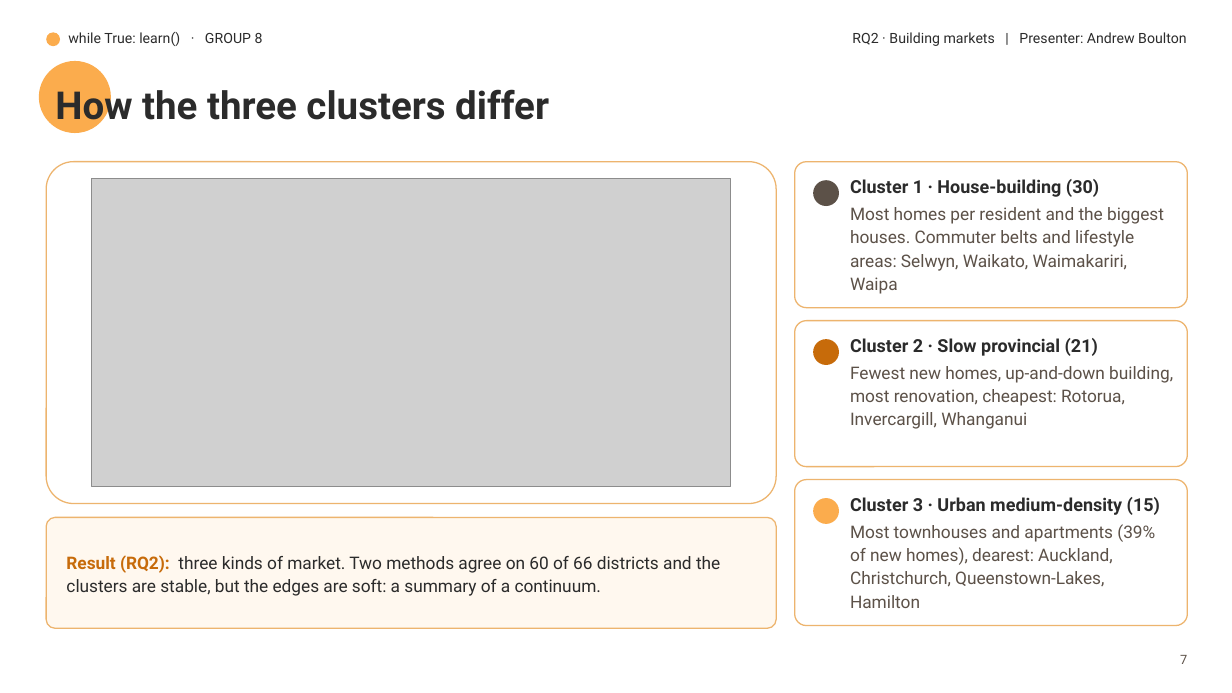
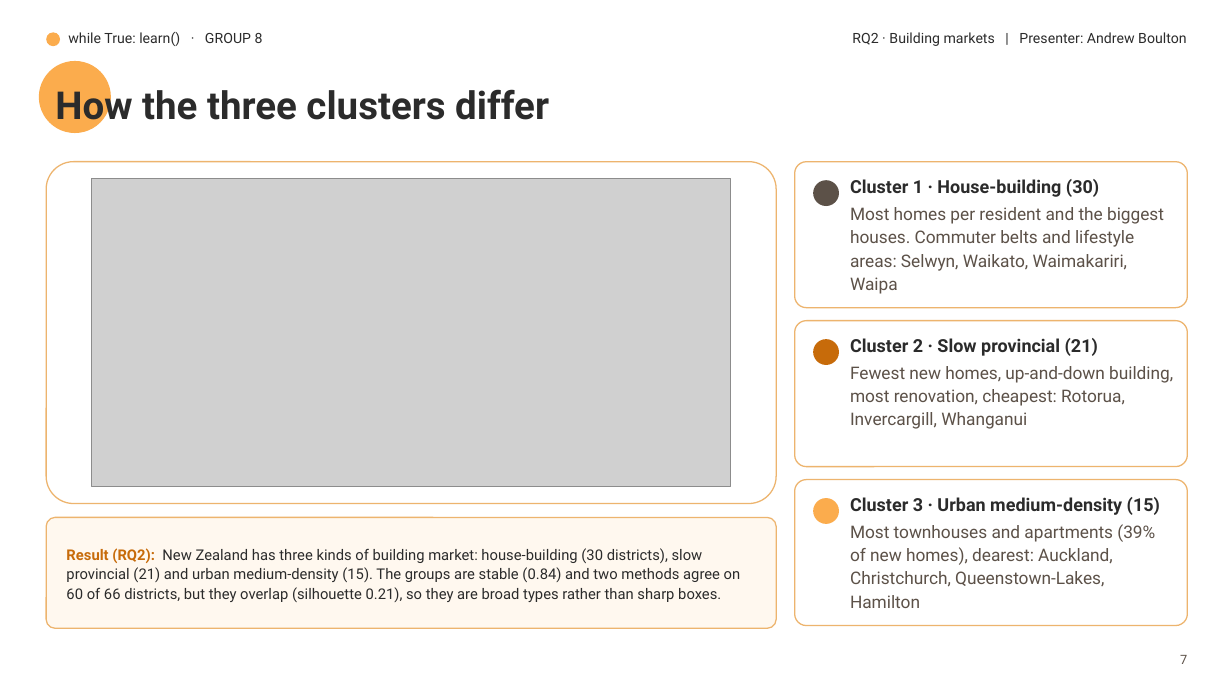
Before and after one commit to harishsahadev/while-True-Learn, a slide deck: slide 8 of building-consents/communication/slides/slides.pptx. Drawn at 1232x693 pixels with LibreOffice and Linux fonts; fonts in the diff are those of the drawing; grey boxes stand for pictures; background and template pictures are left out. Boxes give left, top, right and bottom in pixels: in the first picture for what was removed or moved away, otherwise in the second. Text is boxed around its words. In the diff, an @@ line names an element or a change of style, - is before the commit and + after.

```diff
--- a/building-consents/communication/slides/slides.pptx
+++ b/building-consents/communication/slides/slides.pptx
@@ text at (x1=66, y1=548, x2=741, y2=602): text changed; size 13.5 to 11.5 pt @@
-Result (RQ2): three kinds of market. Two methods agree on 60 of 66 districts and the clusters are stable, but the edges are soft: a summary of a continuum.
+Result (RQ2): New Zealand has three kinds of building market: house-building (30 districts), slow provincial (21) and urban medium-density (15). The groups are stable (0.84) and two methods agree on 60 of 66 districts, but they overlap (silhouette 0.21), so they are broad types rather than sharp boxes.
```
Also in this commit, not shown: 10 other slides changed, 9 other files.
